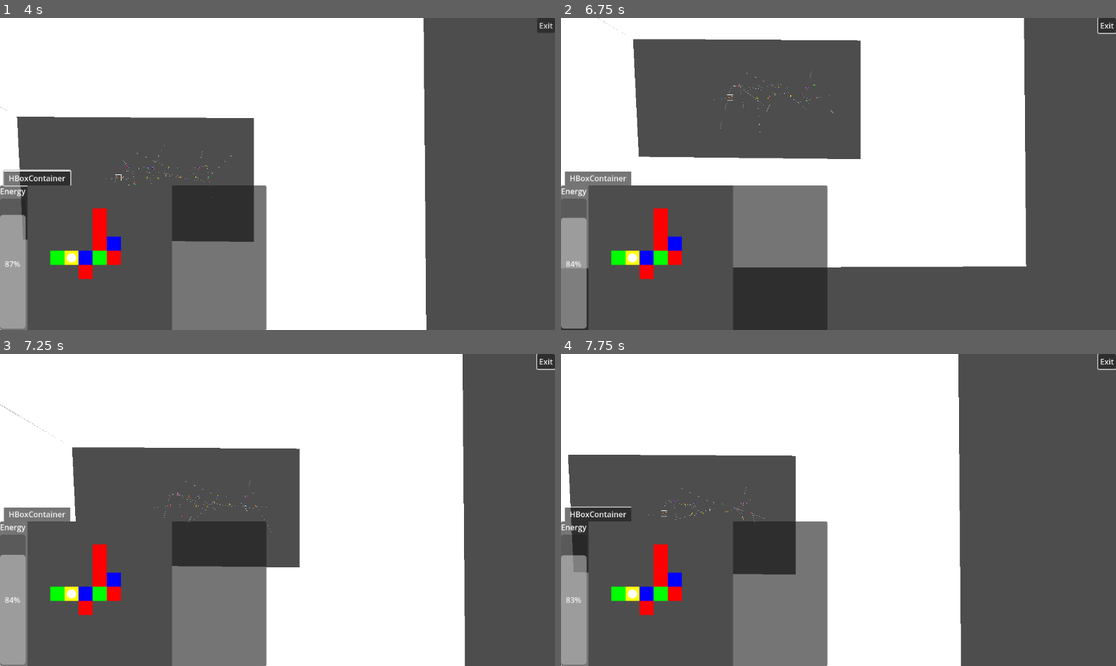
Above: before the commit, frames 1-4 (two rows, left to right).
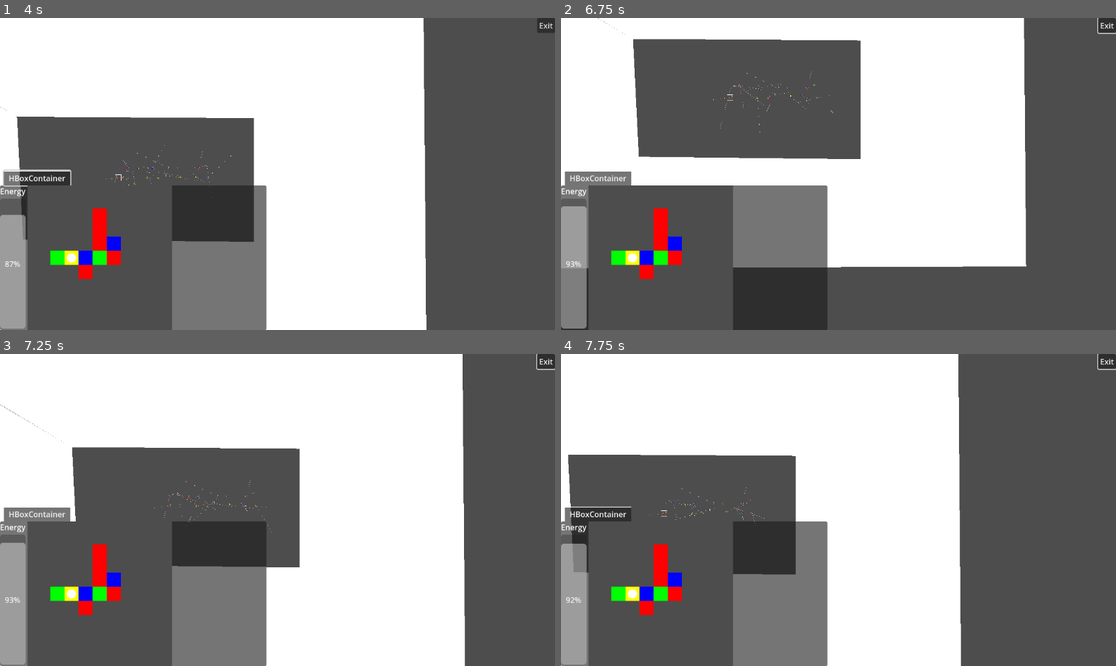
Above: after the commit, the same moments.

Repository: 06gusmog/EVOLUTIONATOR-4000
Game: Godot game, scene res://Misc/world.tscn
Two runs of this game, one before a commit and one after it. Both use one fixed random seed, a clock stepped at 60 frames per second and the inputs below.
Inputs (mouse positions are in pixels of both pictures, inside the frame that each line leads up to):
- Up to frame 1 (4 s): tap Enter at 0.5 s; press the mouse at (277, 174) at 0.53 s; hold Right (right) 0.53-1.28 s; move the mouse to (183, 174) at 1.27 s; release the mouse at (183, 174) at 1.28 s; hold Down (down) 1.28-2.03 s; tap Shift (zoom_in) at 1.35, 3.6 s; click (183, 174) at 1.42 s; move the mouse to (183, 74) at 2.02 s; hold Right (right) 2.03-2.78 s; tap Ctrl (zoom_out) at 2.1 s; click (183, 74) at 2.17 s; move the mouse to (94, 67) at 2.77 s; hold Up (up) 2.78-3.53 s; click (94, 67) at 2.85 s; move the mouse to (99, 170) at 3.52 s; hold Left (left) from 3.53 s (still down); click (99, 170) at 3.67 s
- Up to frame 2 (6.75 s): move the mouse to (760, 174) at 4.27 s; tap Ctrl (zoom_out) at 4.35, 6.6 s; click (760, 174) at 4.42 s; move the mouse to (888, 177) at 5.02 s; release Left (left) at 5.03 s; press the mouse at (888, 177) at 5.03 s; hold Down (down) 5.03-5.78 s; move the mouse to (910, 77) at 5.77 s; release the mouse at (910, 77) at 5.78 s; hold Right (right) 5.78-6.53 s; tap Shift (zoom_in) at 5.85 s; click (910, 77) at 5.92 s; move the mouse to (810, 64) at 6.52 s; hold Up (up) from 6.53 s (still down); click (810, 64) at 6.67 s
- Up to frame 3 (7.25 s): keep holding Up (up)
- Up to frame 4 (7.75 s): move the mouse to (816, 506) at 7.27 s; release Up (up) at 7.28 s; hold Right (right) from 7.28 s (still down); click (816, 506) at 7.35 s

Frame 1 is identical in both runs. In frame 2, 0.2% of the frame differs, in the area x 0-31%, y 25-80%; in frame 3, 0.2%, in the area x 0-31%, y 48-80%; in frame 4, 0.2%.

Commit message:
Crash bug fix
An attempt at fixing the cell death bug. Needs more testing, I need to go to sleep now.

Diff:
--- a/Godot/Misc/Creature.gd
+++ b/Godot/Misc/Creature.gd
@@ -52,9 +52,9 @@
 
 # Called every frame. 'delta' is the elapsed time since the previous frame.
 func _process(delta):
+	clear_killing_queue()
 	line_2d.global_rotation = 0.0 # box
 
-	clear_killing_queue()
 	var frame_energy_consumption = 0.0
 	for cell in cells:
 		cell.update_output()
@@ -79,28 +79,40 @@
 	#print(local_cell)
 	if 'Eats' in body_cell.tags and not 'Inedible' in local_cell.tags:
 		#print('-We have been consumed-')
-		kill_cell(str(local_shape_index))
+		kill_cell(get_child(local_shape_index+1).cellID)
 	#print('---Collision handling end---')
 
 
 func kill_cell(cellID : String):
-	killing_queue.append(cellID)
+	var cell = get_node(cellID)
+	var cell_copy = cell.duplicate()
+	# NOTE I am very mad. This took a while to find
+	# This is an issue with godot, here's the git report I found: https://github.com/godotengine/godot/issues/3393#issuecomment-1218262767
+	# Confirmed bug from 2016
+	# Fuck me I guess
+	cell_copy.cellID = cell.cellID
+	killing_queue.append(cell_copy)
+	cell.queue_free()
 
 func clear_killing_queue():
 	if killing_queue != []:
+		var killing_queue_cellID = []
+		for cell in killing_queue:
+			killing_queue_cellID.append(cell.cellID)
+
 		var placeholder_cells = []
 		for cell in cells:
-			if cell.cellID in killing_queue:
-				food_object.add_food(cell_energy, cell.global_position)
-				cell.queue_free()
-				mass -= cell_weight
-				continue
-			cell.remove_connections(killing_queue)
-			placeholder_cells.append(cell)
-		for item in killing_queue:
-			cell_death.emit(item)
+			if is_instance_valid(cell): # Checks if the cell has been removed in kill_cell
+				cell.remove_connections(killing_queue_cellID)
+				placeholder_cells.append(cell)
 		cells = placeholder_cells
+
+		for cell in killing_queue:
+			food_object.add_food(cell_energy, cell.global_position)
+			mass -= cell_weight
+			cell_death.emit(cell.cellID)
 		killing_queue = []
+
 	if cells == []:
 		die()
 
--- a/Godot/Misc/FoodObject.gd
+++ b/Godot/Misc/FoodObject.gd
@@ -13,7 +13,7 @@
 	var food_to_eat = get_child(index)
 	if food_to_eat.get_meta('eaten') == false: # This fuckery is necessary because the creature overlapps several times before the food is deleted.
 		food_to_eat.set_meta('eaten', true)
-		food_to_eat.queue_free()
+		food_to_eat.free() # Screw the queue, it only causes problems
 		return food.pop_at(index)
 	return 0
 
@@ -24,6 +24,7 @@
 		#print(local_shape_index)
 		#print(get_child_count())
 		var energy_to_eat = eat_food(local_shape_index)
+		print(energy_to_eat)
 		body.energy += energy_to_eat
 	else:
 		#print('Food in the wall')
--- a/Godot/Standards/Cell.gd
+++ b/Godot/Standards/Cell.gd
@@ -52,10 +52,13 @@
 
 func remove_connections(cellIDs : Array):
 	var temporary_array = []
+	#print(str(connections) + ' Before')
+	#print(str(cellIDs) + 'To remove')
 	for connection in connections:
 		if not connection in cellIDs:
 			temporary_array.append(connection)
 	connections = temporary_array
+	#print(str(connections) + ' After')
 
 func update_output():
 	_update_output(input)
